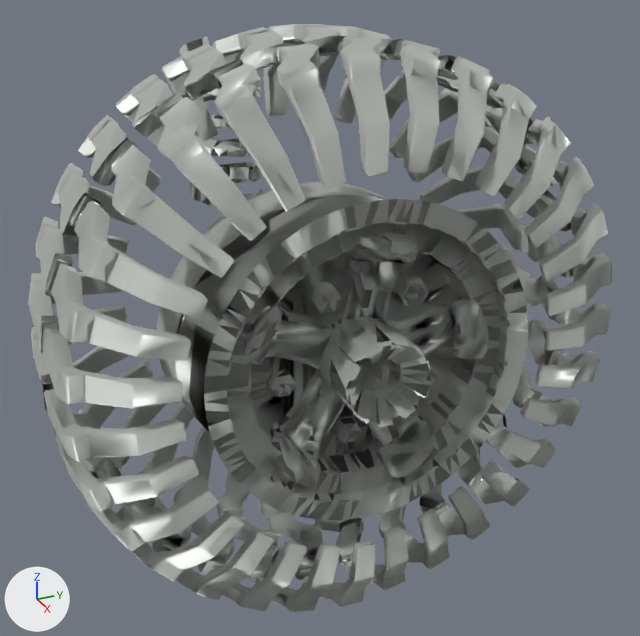
Before and after pictures for a commit that changed the glTF model assets/defender/hub_rr.gltf.
Before and after are seen from a 50 mm lens placed at (1.178, -0.535, 0.593), pointed at (-0.074, 0.028, -0.033). Lighting does not change. The marker at lower left points along +X, +Y and +Z. The older version comes first.

The older version as bpy lines, for what is in view:
```python
me_hub_rr = bpy.data.meshes.new('hub_rr')
me_hub_rr.from_pydata(...)  # 9603 vertices, 21043 faces; spans x -0.448..0.243, y -0.446..0.448, z -0.444..0.445
me_hub_rr.materials.append(mat_hub_rr_mat)  # light grey #c4c8c2
ob_hub_rr = bpy.data.objects.new('hub_rr', me_hub_rr)
ob_hub_rr.location = (0.0, 0.0, 0.0)
```
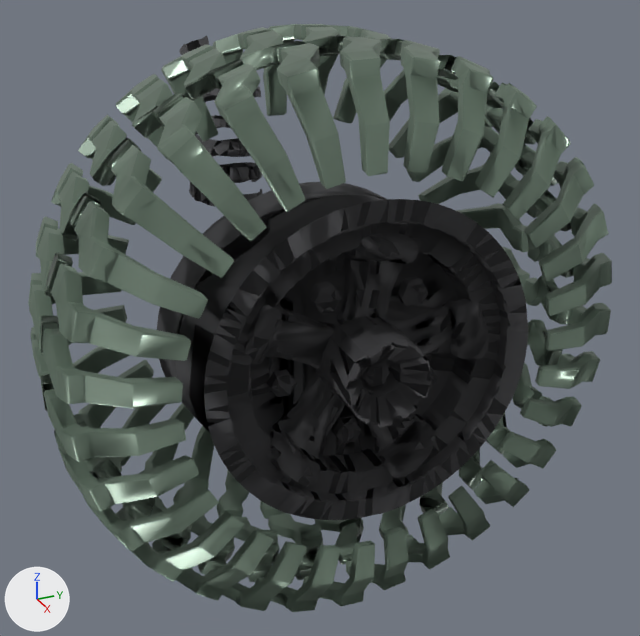
The change in detail:
Material 'Material #1982' (mat_material__1982) is new.
Its base color is (0.075, 0.075, 0.08) (dark grey #4d4d50).
Its metallic is 0.55.
Its roughness is 0.72.
Material 'Material #1961' (mat_material__1961) is new.
Its base color is (0.075, 0.075, 0.08) (dark grey #4d4d50).
Its metallic is 0.55.
Its roughness is 0.72.
Material 'Material #1981' (mat_material__1981) is new.
Its base color is (0.075, 0.075, 0.08) (dark grey #4d4d50).
Its metallic is 0.55.
Its roughness is 0.72.
Material 'Material #1980' (mat_material__1980) is new.
Its base color is (0.075, 0.075, 0.08) (dark grey #4d4d50).
Its metallic is 0.55.
Its roughness is 0.72.
Material 'Material #1997' (mat_material__1997) is new.
Its base color is (0.075, 0.075, 0.08) (dark grey #4d4d50).
Its metallic is 0.55.
Its roughness is 0.72.
Material 'Material #1979' (mat_material__1979) is new.
Its base color is (0.16, 0.22, 0.17) (grey #6f8173).
Its metallic is 0.35.
Its roughness is 0.34.
me_hub_rr is used by ob_hub_rr; location (0.0, 0.0, 0.0).
me_hub_rr had 9603 vertices, 21043 faces and spanned x -0.448..0.243, y -0.446..0.448, z -0.444..0.445.
me_hub_rr now has 9796 vertices, 21065 faces and spans x -0.448..0.243, y -0.446..0.448, z -0.444..0.445.
me_hub_rr part 1: 5 vertices moved within x 0.113..0.169, y -0.143..0.122, z -0.178..0.175; 159 vertices removed from x 0.111..0.2, y -0.184..0.174, z -0.178..0.187; 352 vertices added at x 0.109..0.2, y -0.187..0.178, z -0.18..0.189.
me_hub_rr part 2: 10749 faces spanning x -0.218..0.219, y -0.446..0.448, z -0.444..0.445 switch from mat_hub_rr_mat (light grey #c4c8c2) to mat_material__1979 (grey #6f8173).
me_hub_rr part 3: 3047 faces spanning x 0.111..0.243, y -0.253..0.248, z -0.251..0.251 switch from mat_hub_rr_mat (light grey #c4c8c2) to mat_material__1980 (dark grey #4d4d50).
me_hub_rr part 4: 584 faces spanning x 0.098..0.204, y -0.142..0.134, z -0.145..0.118 switch from mat_hub_rr_mat (light grey #c4c8c2) to mat_material__1981 (dark grey #4d4d50).
me_hub_rr part 5: 1794 faces spanning x -0.448..-0.321, y -0.099..0.045, z 0.085..0.391 switch from mat_hub_rr_mat (light grey #c4c8c2) to mat_material__1997 (dark grey #4d4d50).
me_hub_rr part 6: 2425 faces spanning x 0.108..0.196, y -0.195..0.187, z -0.198..0.198 switch from mat_hub_rr_mat (light grey #c4c8c2) to mat_material__1982 (dark grey #4d4d50).
me_hub_rr part 7: 626 faces spanning x -0.181..0.006, y -0.255..0.263, z -0.262..0.205 switch from mat_hub_rr_mat (light grey #c4c8c2) to mat_material__1961 (dark grey #4d4d50).

What differs and where, as boxes (x1, y1, x2, y2) in the pictures (640 x 636 px):
part 1 of me_hub_rr, cut back: (230, 224, 499, 492) in both
part 2 of me_hub_rr, recoloured (light grey to grey): (28, 24, 612, 612) in both
part 3 of me_hub_rr, recoloured (light grey to dark grey): (204, 199, 528, 520) in both
part 4 of me_hub_rr, recoloured: (266, 277, 438, 444) in both
part 5 of me_hub_rr, recoloured (light grey to dark grey): (179, 36, 262, 206) in both
part 6 of me_hub_rr, recoloured (light grey to dark grey): (244, 233, 488, 488) in both
part 7 of me_hub_rr, recoloured (light grey to dark grey): (157, 182, 388, 432) in both
